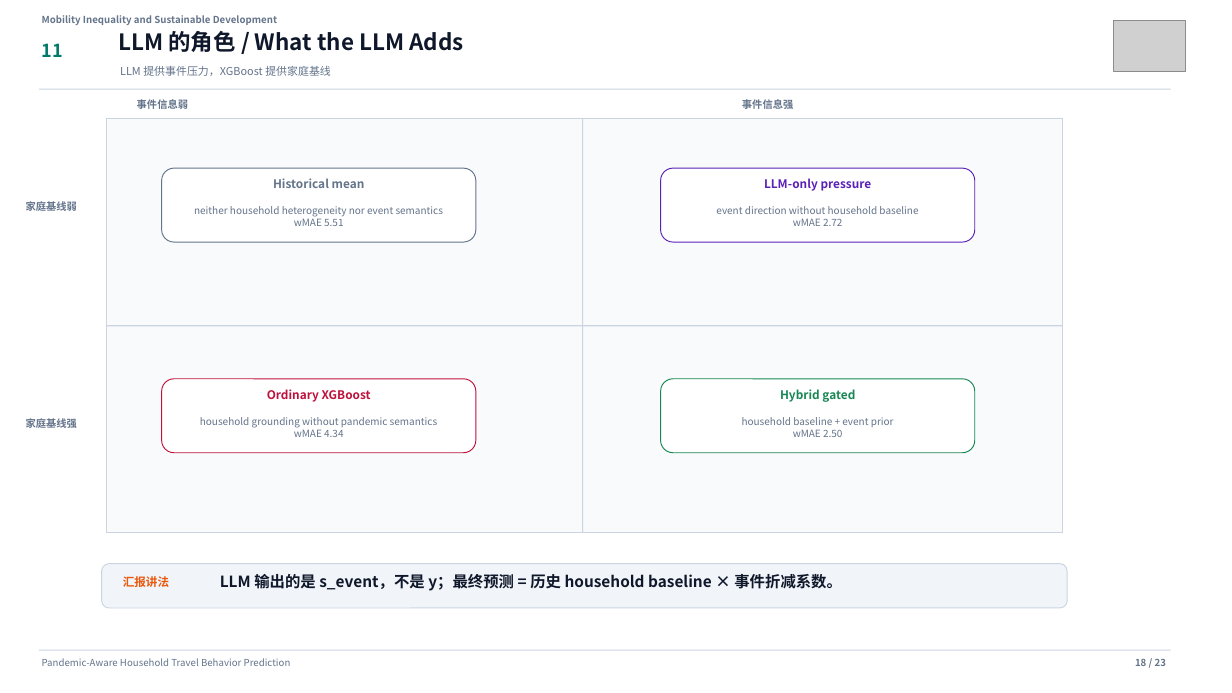
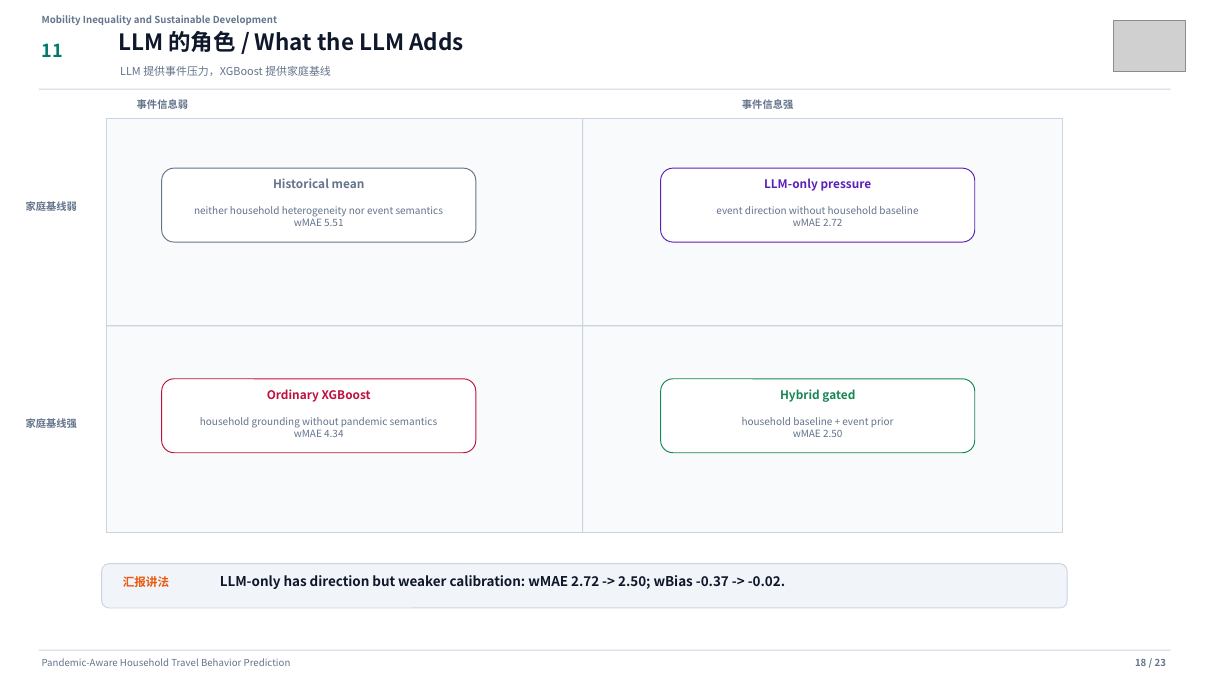
Before and after one commit to Lrving-code/NHTS-Travel-Prediction, a slide deck: slide 18 of outputs/final_project/NHTS_Travel_Behavior_Template_Presentation.pptx. Drawn at 1232x693 pixels with LibreOffice and Linux fonts; fonts in the diff are those of the drawing; grey boxes stand for pictures. Boxes give left, top, right and bottom in pixels: in the first picture for what was removed or moved away, otherwise in the second. Text is boxed around its words. In the diff, an @@ line names an element or a change of style, - is before the commit and + after.

```diff
--- a/outputs/final_project/NHTS_Travel_Behavior_Template_Presentation.pptx
+++ b/outputs/final_project/NHTS_Travel_Behavior_Template_Presentation.pptx
@@ text at <box>220,575,785,589</box>: text changed; size 12 to 10.5 pt @@
-LLM 输出的是 s_event，不是 y；最终预测 = 历史 household baseline × 事件折减系数。
+LLM-only has direction but weaker calibration: wMAE 2.72 -> 2.50; wBias -0.37 -> -0.02.
```
Also in this commit, not shown: 17 other files.
